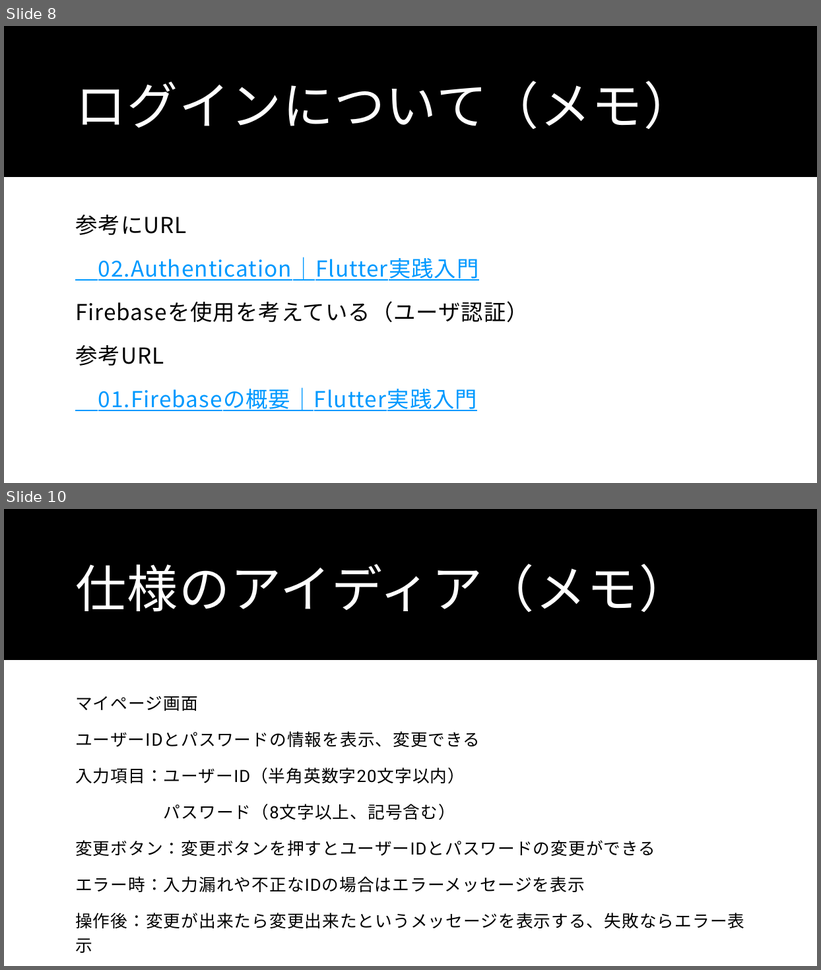
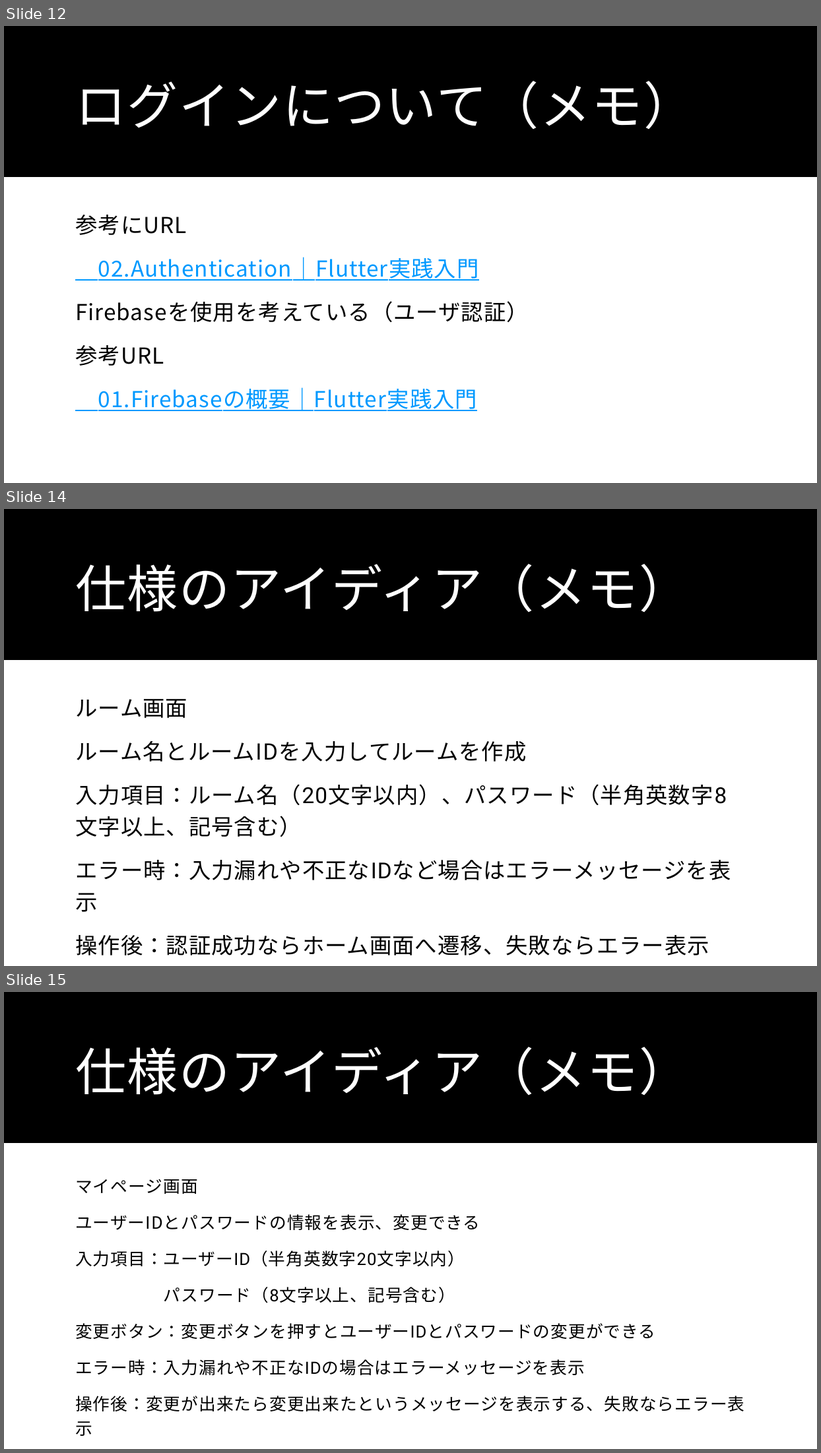
Before and after one commit to Wtnbtkm/flutter_application_1, a slide deck: Flutterの制作仕様書・アイディア（メモ）.pptx. Shown one above the other, each under a label of ours: slides 8 and 10 before the commit, slides 12, 14 and 15 after it; the slides between them are not shown. The pictures are 821x970 and 821x1453 pixels, drawn with LibreOffice and Linux fonts; fonts in the diff are those of the drawing. Boxes give left, top, right and bottom in pixels: in the first picture for what was removed or moved away, otherwise in the second. Text is boxed around its words. In the diff, an @@ line names an element or a change of style, - is before the commit and + after.

Commit message:
新たに考えている仕様メモを追加（18P）と今考えているアプリの要件を簡単にまとめて追加（19~21P)

```diff
--- a/Flutterの制作仕様書・アイディア（メモ）.pptx
+++ b/Flutterの制作仕様書・アイディア（メモ）.pptx
@@ slide 14 added at box(4, 509, 817, 966), background #FFFFFF; not listed: 1 template element that a slide beside it also shows @@
@@ title added at box(75, 564, 690, 612), 60 pt, text #FFFFFF @@
+仕様のアイディア（メモ）
@@ text added at box(75, 699, 731, 956), 26 pt, text #000000 @@
+ルーム画面
+ルーム名とルームIDを入力してルームを作成
+入力項目：ルーム名（20文字以内）、パスワード（半角英数字8文字以上、記号含む）
+エラー時：入力漏れや不正なIDなど場合はエラーメッセージを表示
+操作後：認証成功ならホーム画面へ遷移、失敗ならエラー表示
@@ what was slide 8 is now slide 12 @@
@@ what was slide 10 is now slide 15 @@
```
Also in this commit, not shown: 1 slide changed, 4 other slides added.
